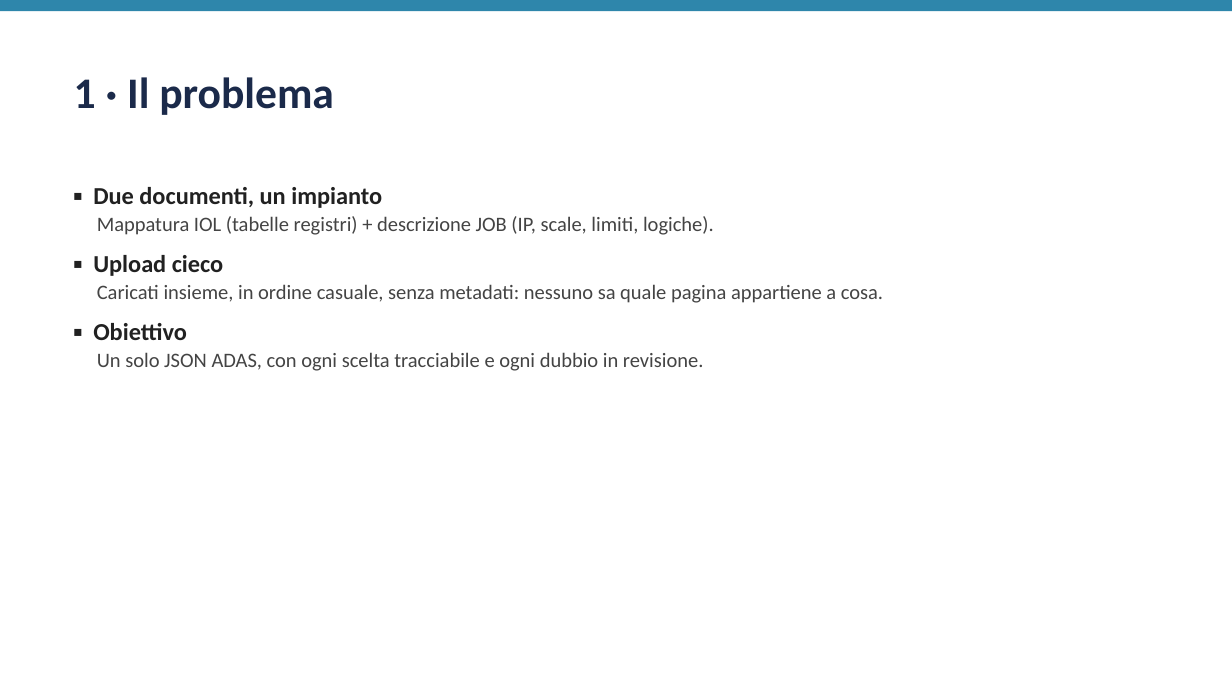
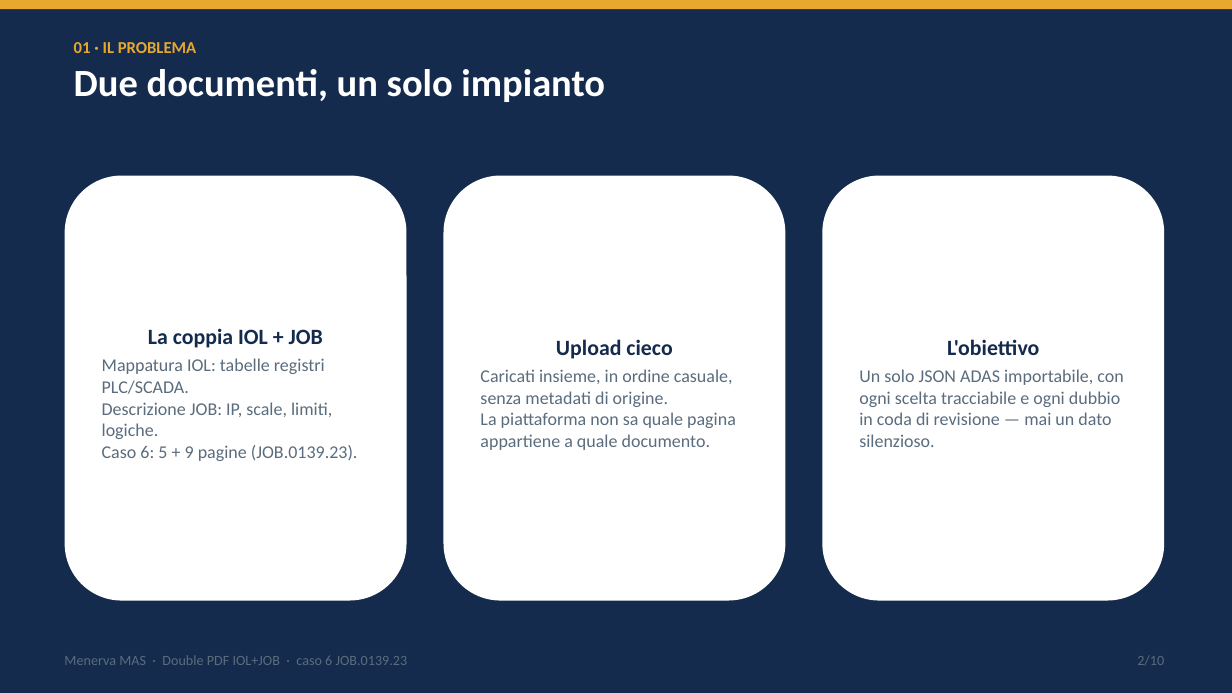
Before and after one commit to melouadi-ai/Menerva, a slide deck: slide 2 of myhydra/double_pdf/presentazione_double_pdf.pptx. Drawn at 1232x693 pixels with LibreOffice and Linux fonts; fonts in the diff are those of the drawing. Boxes give left, top, right and bottom in pixels: in the first picture for what was removed or moved away, otherwise in the second. Text is boxed around its words. In the diff, an @@ line names an element or a change of style, - is before the commit and + after.

Commit message:
2026-10-05 18:05 — Presentazione Double PDF: nuovo .pptx + documento, verità caso 7 (test + fixture run2)

```diff
--- a/myhydra/double_pdf/presentazione_double_pdf.pptx
+++ b/myhydra/double_pdf/presentazione_double_pdf.pptx
@@ background #FFFFFF to #142B4D @@
@@ rectangle at [0,0,1232,9]: fill #2E86AB to #E8A82E @@
@@ text at [74,42,605,102]: text changed; size 34 to 30 pt; text colour #1B2A4A to #FFFFFF @@
-1 · Il problema
+01 · IL PROBLEMA
+Due documenti, un solo impianto
@@ rounded rectangle added at [65,176,407,601], fill #FFFFFF, 14 pt, text #5A6C7D @@
+La coppia IOL + JOB
+Mappatura IOL: tabelle registri PLC/SCADA.
+Descrizione JOB: IP, scale, limiti, logiche.
+Caso 6: 5 + 9 pagine (JOB.0139.23).
@@ rounded rectangle added at [444,176,786,601], fill #FFFFFF, 14 pt, text #5A6C7D @@
+Upload cieco
+Caricati insieme, in ordine casuale, senza metadati di origine.
+La piattaforma non sa quale pagina appartiene a quale documento.
@@ rounded rectangle added at [823,176,1165,601], fill #FFFFFF, 14 pt, text #5A6C7D @@
+L'obiettivo
+Un solo JSON ADAS importabile, con ogni scelta tracciabile e ogni dubbio in coda di revisione — mai un dato silenzioso.
@@ text removed at [93,187,883,371] @@
-▪ Due documenti, un impianto
-Mappatura IOL (tabelle registri) + descrizione JOB (IP, scale, limiti, logiche).
-▪ Upload cieco
-Caricati insieme, in ordine casuale, senza metadati: nessuno sa quale pagina appartiene a cosa.
-▪ Obiettivo
-Un solo JSON ADAS, con ogni scelta tracciabile e ogni dubbio in revisione.
@@ text added at [64,655,408,665], 11 pt, text #5A6C7D @@
+Menerva MAS · Double PDF IOL+JOB · caso 6 JOB.0139.23
@@ text added at [1137,656,1164,665], 11 pt, text #5A6C7D @@
+2/10
```
Also in this commit, not shown: 3 other slides changed, 6 slides added, 5 slides removed, 5 other files.
